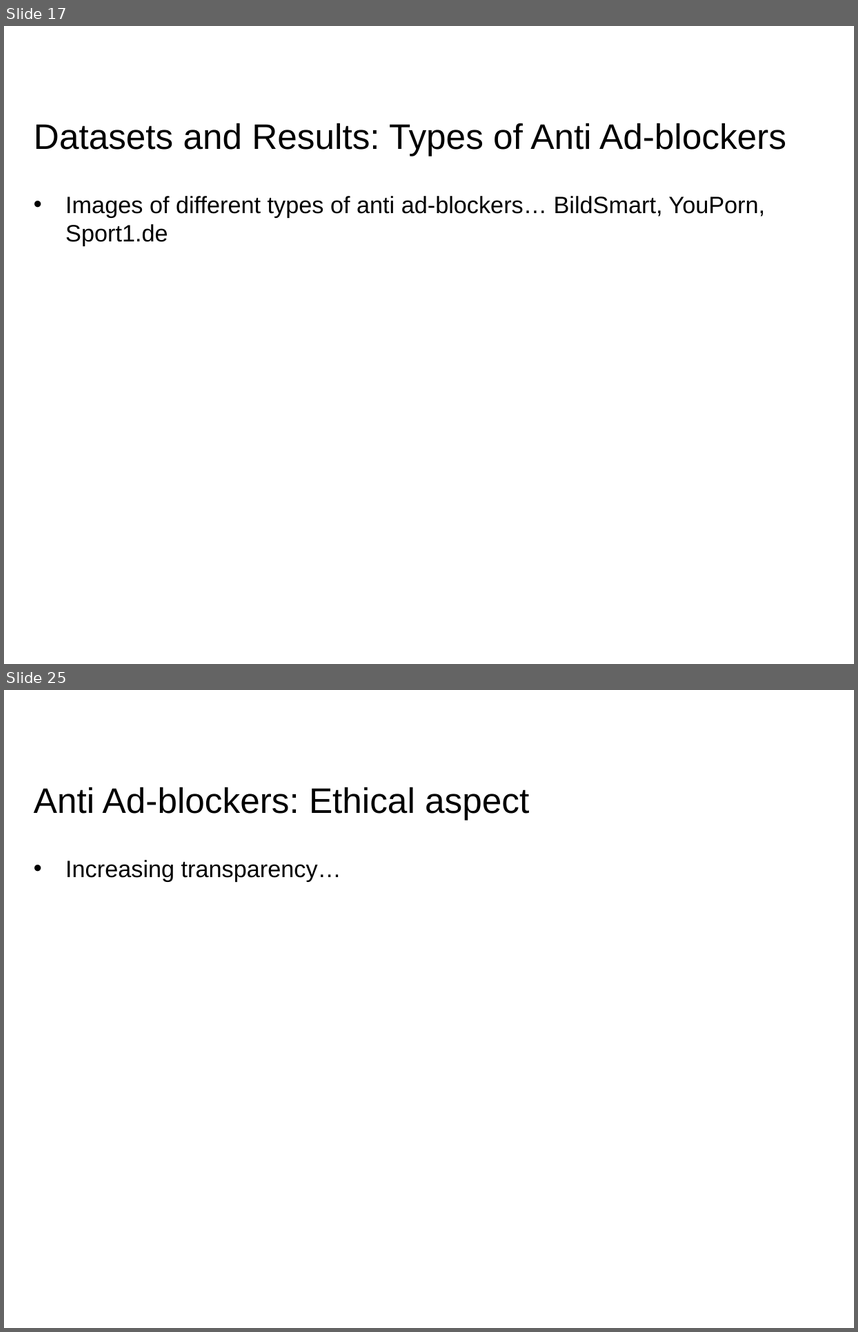
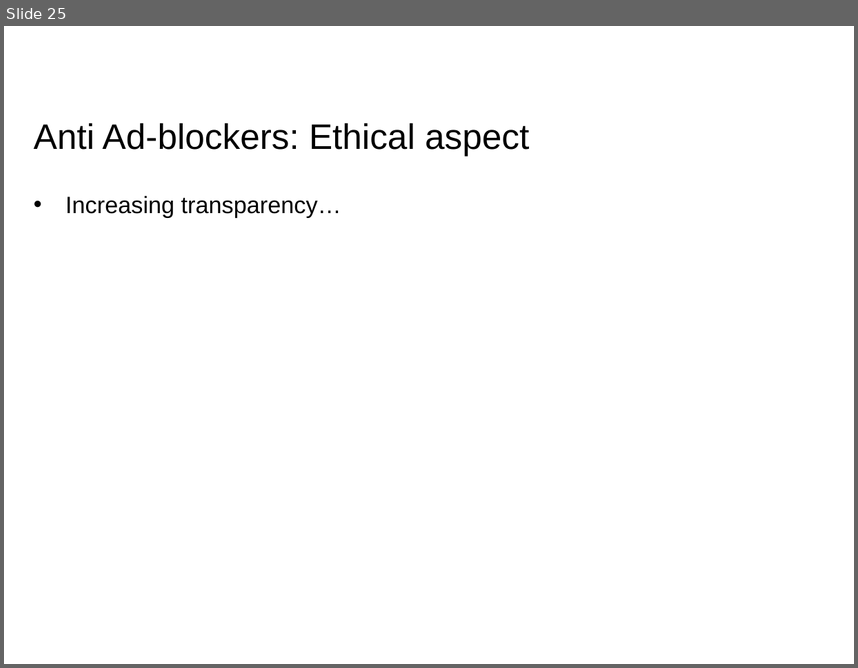
Before and after one commit to RohitPanda/seminar-blocking-adblockers, a slide deck: ppt/Seminar - Rohit & Rohit.pptx. Shown one above the other, each under a label of ours: slides 17 and 25 before the commit, slide 25 after it; the slides between them are not shown. The pictures are 858x1332 and 858x668 pixels, drawn with LibreOffice and Linux fonts; fonts in the diff are those of the drawing; background and template pictures are left out. Boxes give left, top, right and bottom in pixels: in the first picture for what was removed or moved away, otherwise in the second. Text is boxed around its words. In the diff, an @@ line names an element or a change of style, - is before the commit and + after.

```diff
--- a/ppt/Seminar - Rohit & Rohit.pptx
+++ b/ppt/Seminar - Rohit & Rohit.pptx
@@ slide 17 removed at (4, 26, 854, 664), background #FFFFFF @@
@@ title removed at (34, 123, 786, 156) @@
-Datasets and Results: Types of Anti Ad-blockers
@@ text removed at (65, 196, 765, 246) @@
-• Images of different types of anti ad-blockers… BildSmart, YouPorn, Sport1.de
```
Also in this commit, not shown: 9 slides changed, 1 slide added, 1 other file.
